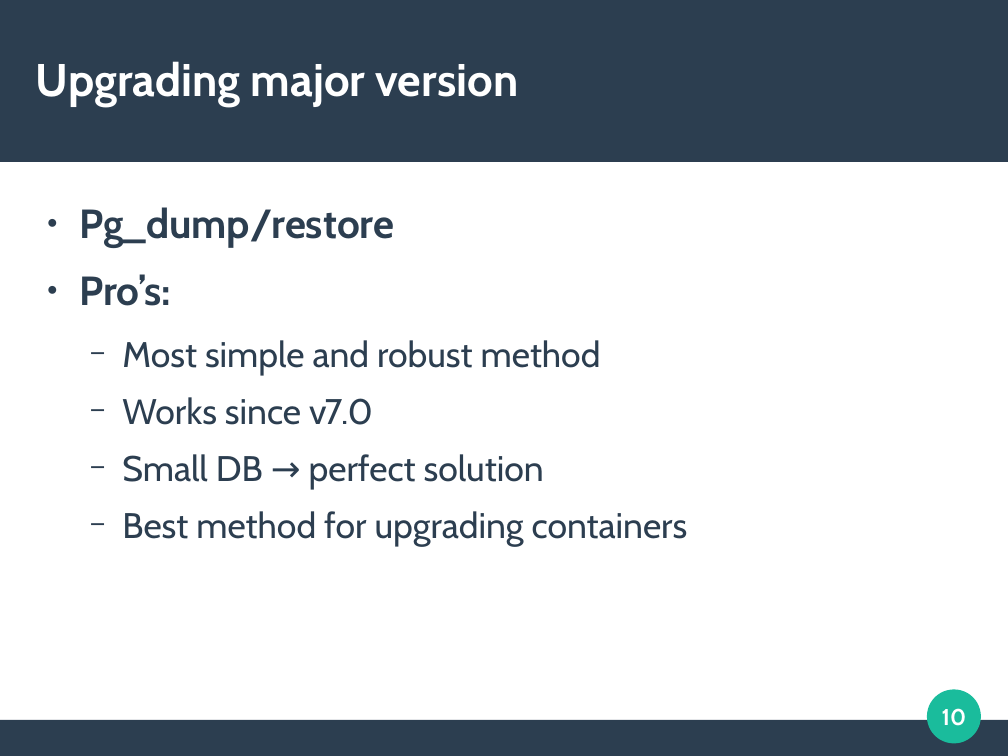
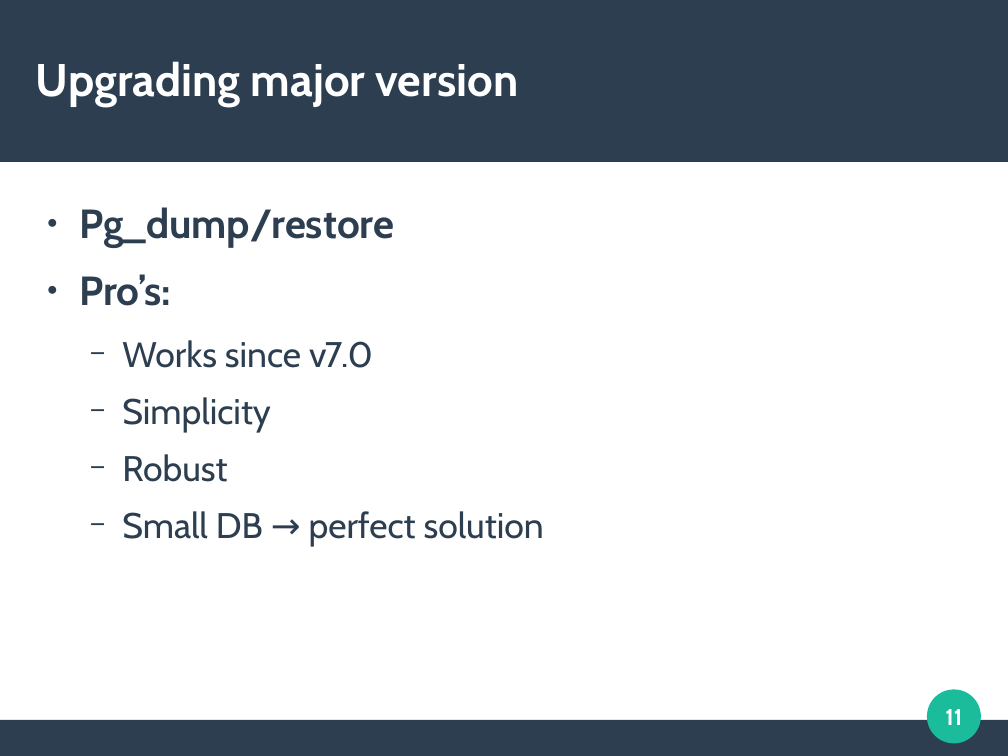
Before and after one commit to openPablo/edb_upgrade_presentation, a slide deck: slide 11 of upgrading_presentation.odp (slide 10 before the commit). Drawn at 1008x756 pixels with LibreOffice and Linux fonts; fonts in the diff are those of the drawing. Boxes give left, top, right and bottom in pixels: in the first picture for what was removed or moved away, otherwise in the second. Text is boxed around its words. In the diff, an @@ line names an element or a change of style, - is before the commit and + after.

```diff
--- a/upgrading_presentation.odp
+++ b/upgrading_presentation.odp
@@ text at (122,340,601,375): paragraph removed @@
-  − Most simple and robust method
@@ text at (122,397,271,482): paragraphs added @@
+  − Simplicity
+  − Robust
@@ text at (122,511,688,546): paragraph removed @@
-  − Best method for upgrading containers
@@ page number at (945,709,962,725): text changed @@
-10
+11
```
Also in this commit, not shown: 6 other slides changed, 3 slides added, 2 other files.
